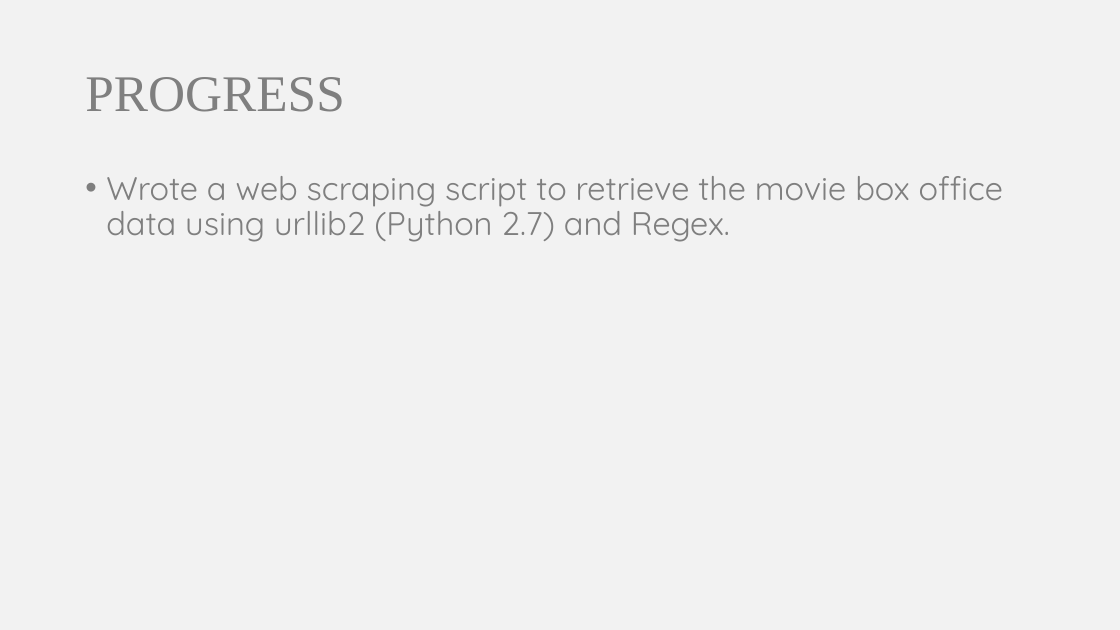
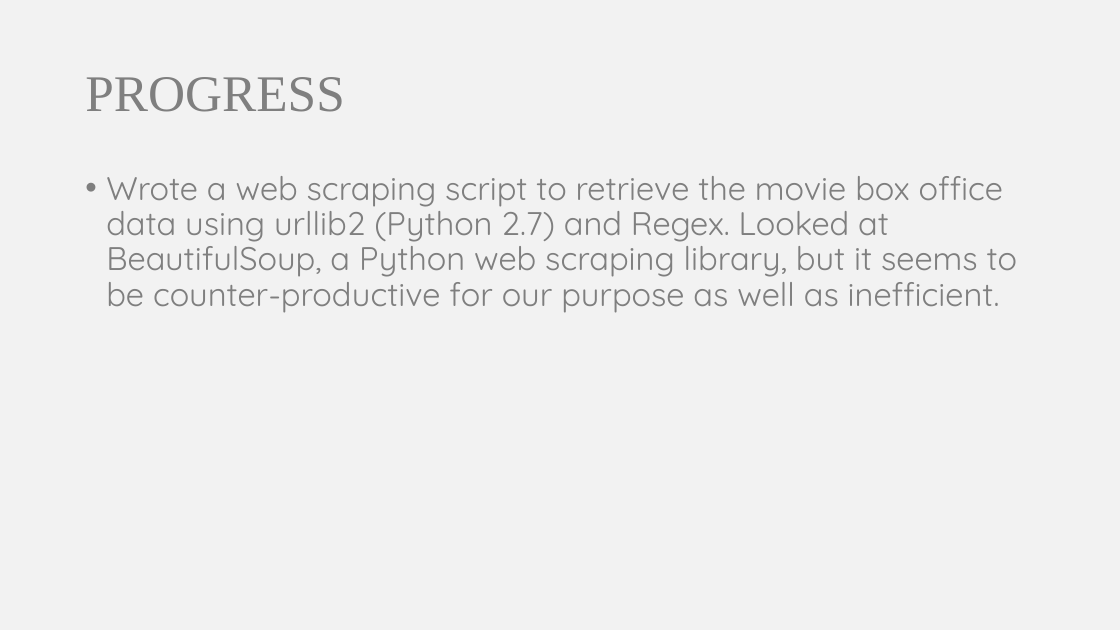
Before and after one commit to somyamohanty/Data_Dawgs, a slide deck: slide 4 of presentations/Presentation 1.pptx (slide 3 before the commit). Drawn at 1120x630 pixels with LibreOffice and Linux fonts; fonts in the diff are those of the drawing. Boxes give left, top, right and bottom in pixels: in the first picture for what was removed or moved away, otherwise in the second. Text is boxed around its words. In the diff, an @@ line names an element or a change of style, - is before the commit and + after.

```diff
--- a/presentations/Presentation 1.pptx
+++ b/presentations/Presentation 1.pptx
@@ text at box(106, 176, 1017, 313): text changed @@
-• Wrote a web scraping script to retrieve the movie box office data using urllib2 (Python 2.7) and Regex.
+• Wrote a web scraping script to retrieve the movie box office data using urllib2 (Python 2.7) and Regex. Looked at BeautifulSoup, a Python web scraping library, but it seems to be counter-productive for our purpose as well as inefficient.
```
Also in this commit, not shown: 4 other slides changed, 1 slide added.
